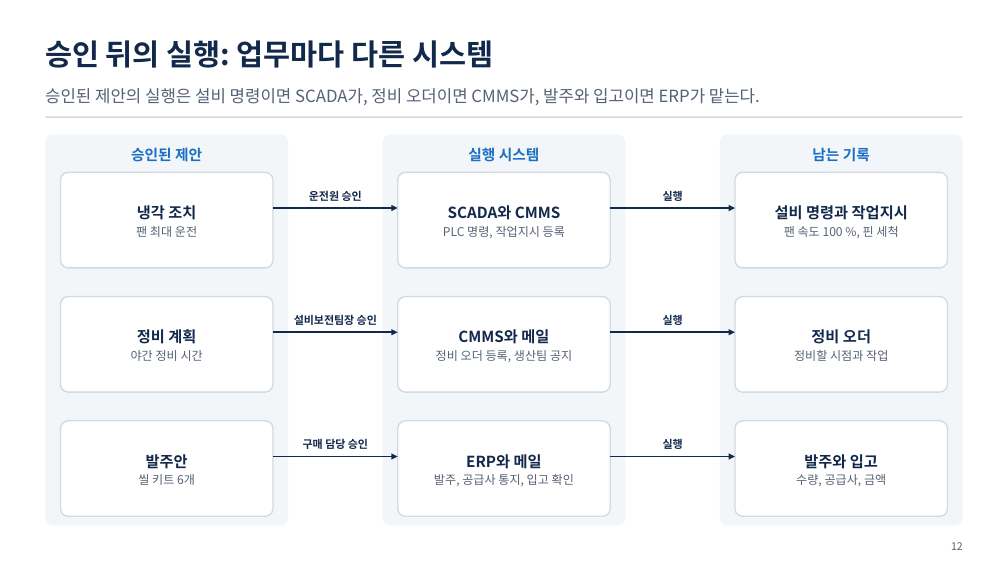
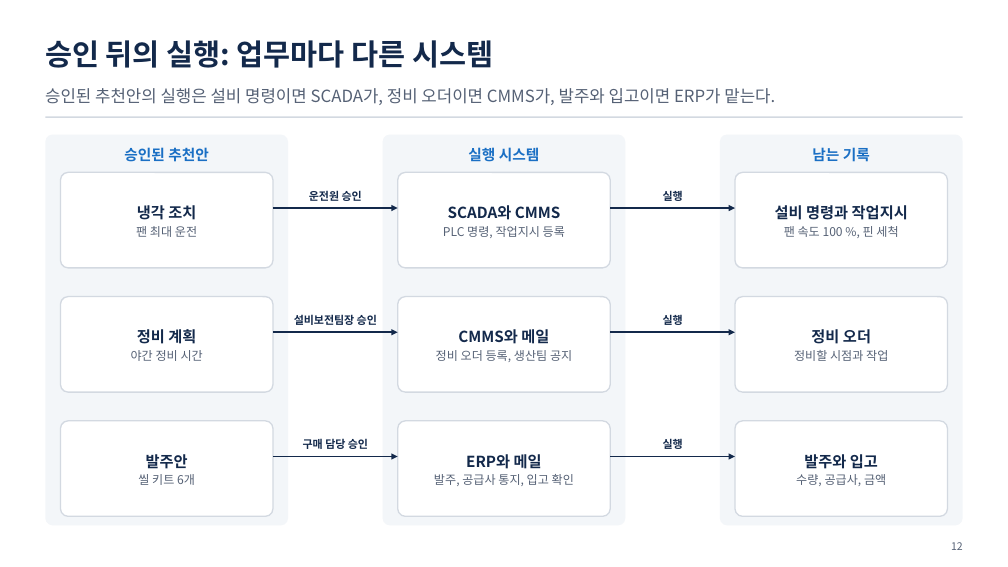
Before and after one commit to uengine-oss/hyd-iot-edu, a slide deck: slide 12 of docs/교재/통합반_오프라인/10회차/통합반_오프라인_10회차.pptx. Drawn at 1008x567 pixels with LibreOffice and Linux fonts; fonts in the diff are those of the drawing. Boxes give left, top, right and bottom in pixels: in the first picture for what was removed or moved away, otherwise in the second. Text is boxed around its words. In the diff, an @@ line names an element or a change of style, - is before the commit and + after.

```diff
--- a/docs/교재/통합반_오프라인/10회차/통합반_오프라인_10회차.pptx
+++ b/docs/교재/통합반_오프라인/10회차/통합반_오프라인_10회차.pptx
@@ text at (45, 88, 775, 105): text changed @@
-승인된 제안의 실행은 설비 명령이면 SCADA가, 정비 오더이면 CMMS가, 발주와 입고이면 ERP가 맡는다.
+승인된 추천안의 실행은 설비 명령이면 SCADA가, 정비 오더이면 CMMS가, 발주와 입고이면 ERP가 맡는다.
@@ text at (124, 147, 209, 162): text changed @@
-승인된 제안
+승인된 추천안
```
Also in this commit, not shown: 19 other slides changed, 2 slides added, 2 slides removed, 35 other files.
